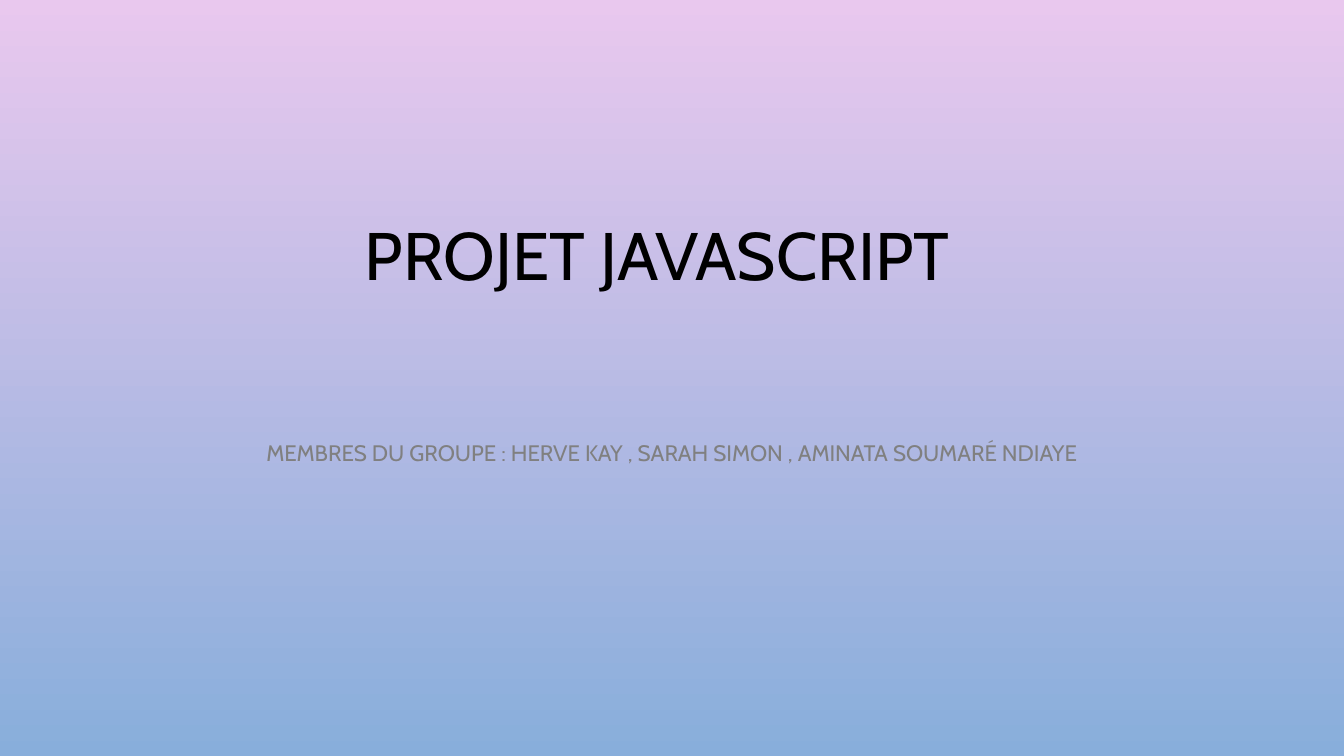
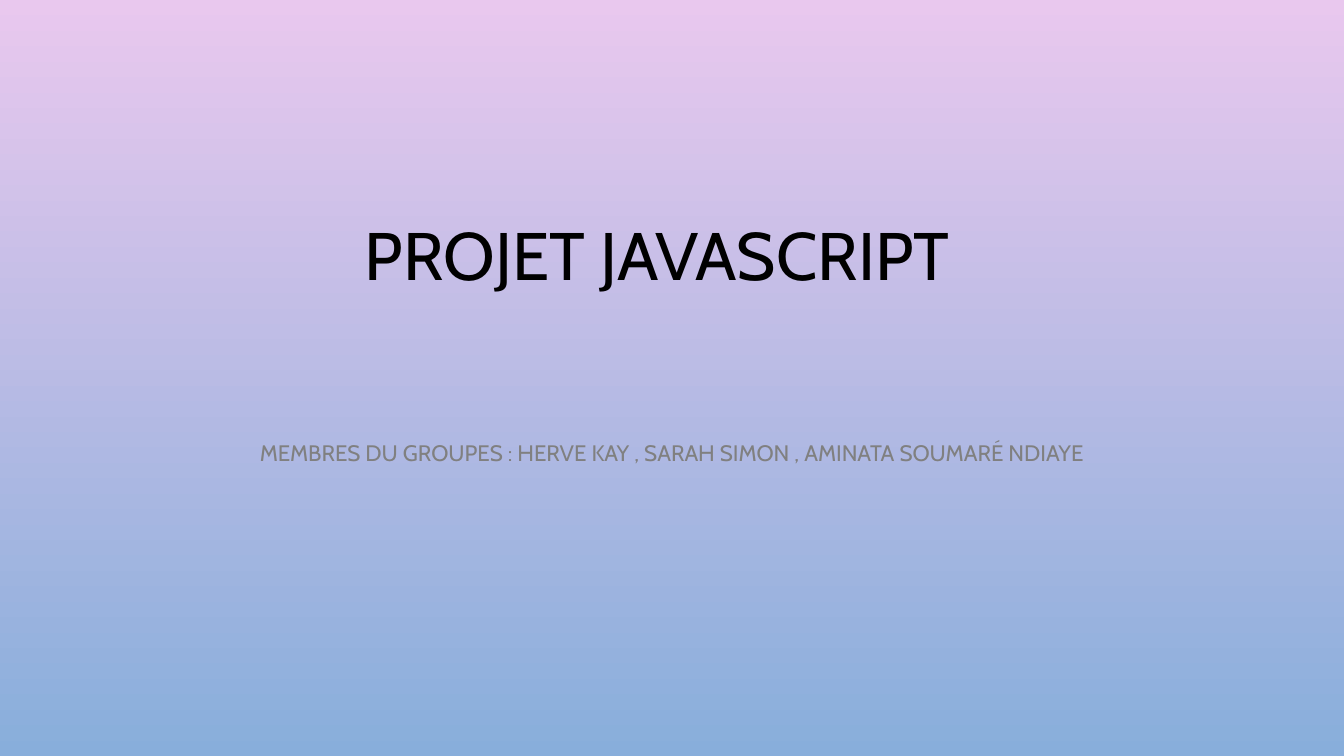
Before and after one commit to sarahsaina/Machine_a_sous-JS, a slide deck: slide 1 of projet à rendre/presentation.pptx. Drawn at 1344x756 pixels with LibreOffice and Linux fonts; fonts in the diff are those of the drawing; background and template pictures are left out. Boxes give left, top, right and bottom in pixels: in the first picture for what was removed or moved away, otherwise in the second. Text is boxed around its words. In the diff, an @@ line names an element or a change of style, - is before the commit and + after.

```diff
--- a/projet à rendre/presentation.pptx
+++ b/projet à rendre/presentation.pptx
@@ subtitle at bbox=[260, 442, 1083, 461]: text changed @@
-MEMBRES DU GROUPE : HERVE KAY , SARAH SIMON , AMINATA SOUMARÉ NDIAYE
+MEMBRES DU GROUPES : HERVE KAY , SARAH SIMON , AMINATA SOUMARÉ NDIAYE
```
Also in this commit, not shown: 1 slide added, 1 slide removed.
